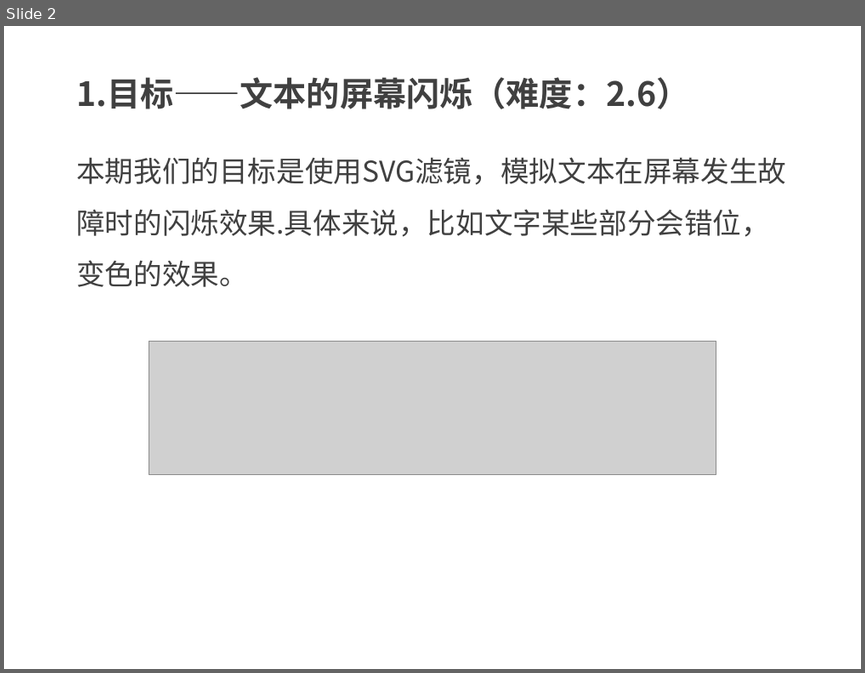
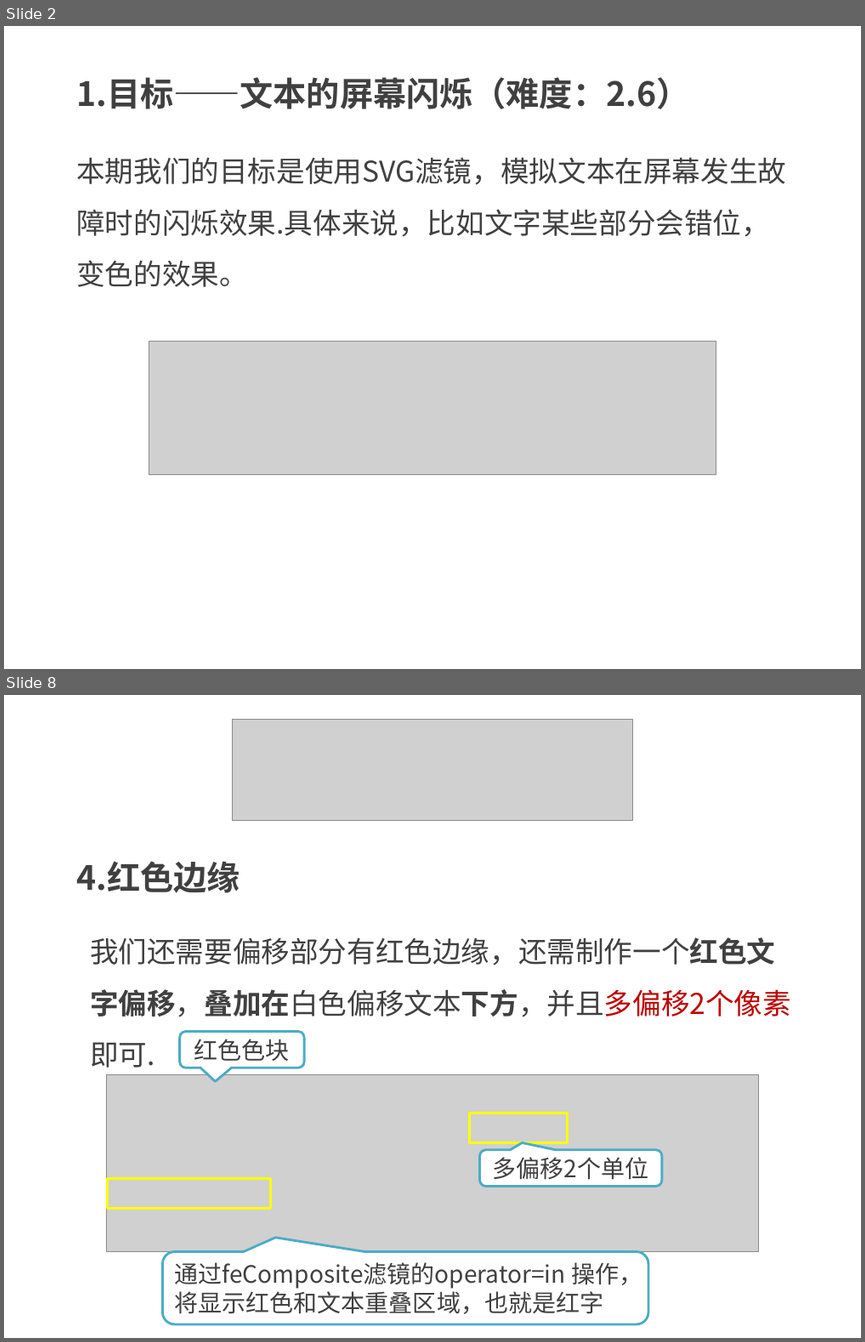
Before and after one commit to kong66/webAni, a slide deck: 17-svg-filter-text-screen/17.pptx. Shown one above the other, each under a label of ours: slide 2 before the commit, slides 2 and 8 after it; the slides between them are not shown. The pictures are 865x673 and 865x1342 pixels, drawn with LibreOffice and Linux fonts; fonts in the diff are those of the drawing; grey boxes stand for pictures. Boxes give left, top, right and bottom in pixels: in the first picture for what was removed or moved away, otherwise in the second. Text is boxed around its words. In the diff, an @@ line names an element or a change of style, - is before the commit and + after.

```diff
--- a/17-svg-filter-text-screen/17.pptx
+++ b/17-svg-filter-text-screen/17.pptx
@@ slide 8 added at [4,695,861,1338], background #FFFFFF @@
@@ picture added at [233,720,633,821] @@
@@ text added at [76,861,239,893], 28 pt, text #404040, bold @@
+4.红色边缘
@@ text added at [90,937,791,1017], 24 pt, text #404040 @@
+我们还需要偏移部分有红色边缘，还需制作一个红色文字偏移，叠加在白色偏移文本下方，并且多偏移2个像素即可.
@@ rounded speech box added at [180,1031,304,1066], fill #FFFFFF, outline #4BACC6 2 pt, 20 pt, text #404040 @@
+红色色块
@@ picture added at [106,1075,759,1251] @@
@@ rectangle added at [469,1113,567,1143], outline #FFFF00 2.25 pt @@
@@ rounded speech box added at [479,1150,662,1186], fill #FFFFFF, outline #4BACC6 2 pt, 20 pt, text #404040 @@
+多偏移2个单位
@@ rectangle added at [108,1179,270,1208], outline #FFFF00 2.25 pt @@
@@ rounded speech box added at [162,1251,648,1324], fill #FFFFFF, outline #4BACC6 2 pt, 20 pt, text #404040 @@
+通过feComposite滤镜的operator=in 操作，将显示红色和文本重叠区域，也就是红字
```
Also in this commit, not shown: 3 slides changed, 8 other slides added, 2 slides removed, 1 other file.
